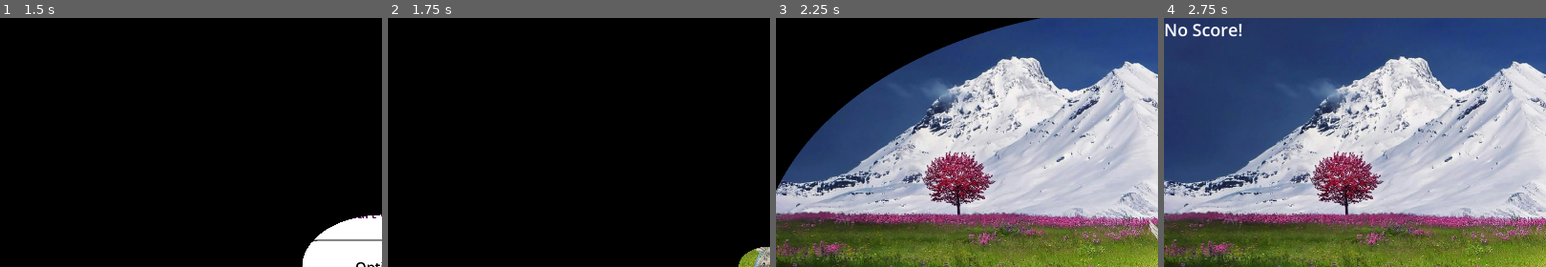
Above: before the commit, frames 1-4 (left to right).
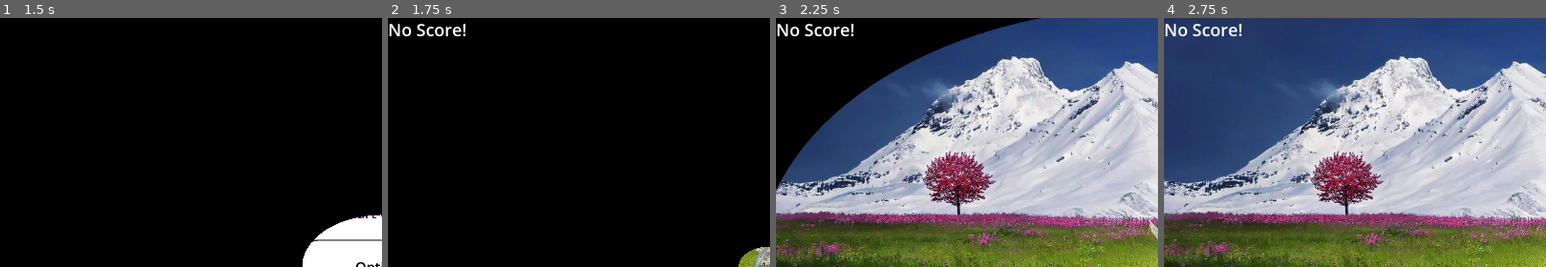
Above: after the commit, the same moments.

Repository: tarikdemiroren/FlappyHawk
Game: Godot game, scene res://scenes/interface/main_screen.tscn
The game is run twice, just before and just after one commit, with the same random seed, the same clock (stepped at 60 frames per second) and the same inputs.
Inputs:
- Up to frame 1 (1.5 s): click "Start Game" at 0.5 s; click "Start Game" at 1.25 s
- Up to frame 2 (1.75 s): no input
- Up to frame 3 (2.25 s): tap Enter (ui_accept) at 2 s; hold Right (ui_right) from 2.03 s (still down)
- Up to frame 4 (2.75 s): keep holding Right (ui_right); tap Enter (ui_accept) at 2.27 s
The pictures show only the part of the screen within x 0-50%, y 0-50%; the shares and areas given below are measured in that part.

Frame 1 is identical in both runs. In frame 2, 0.5% of the frame differs, in the area x 0-21%, y 2-8%; in frame 3, 0.5%; in frame 4, nothing differs.

Commit message:
Death screen partially done
- Added a game stop and fade out effect when death

Diff:
--- a/scenes/interface/game_world.tscn
+++ b/scenes/interface/game_world.tscn
@@ -7,14 +7,14 @@
 [ext_resource type="Shader" path="res://scripts/interface/main_screen_fade_out.gdshader" id="5_o5y45"]
 [ext_resource type="Script" path="res://scripts/interface/fade_overlay.gd" id="6_12guc"]
 
-[sub_resource type="LabelSettings" id="LabelSettings_csxbs"]
-line_spacing = 4.0
-font_size = 43
-
 [sub_resource type="ShaderMaterial" id="ShaderMaterial_67670"]
 shader = ExtResource("5_o5y45")
 shader_parameter/circle_radius = 0.299
 shader_parameter/screen_center = Vector2(0.5, 0.5)
+
+[sub_resource type="LabelSettings" id="LabelSettings_csxbs"]
+line_spacing = 4.0
+font_size = 43
 
 [node name="GameWorld" type="Node2D"]
 script = ExtResource("1_kslu6")
@@ -45,11 +45,6 @@
 [node name="Bird" parent="." instance=ExtResource("4_ar8wf")]
 position = Vector2(960, 568)
 
-[node name="ScoreLabel" type="Label" parent="."]
-offset_right = 40.0
-offset_bottom = 23.0
-label_settings = SubResource("LabelSettings_csxbs")
-
 [node name="FadeOverlay" type="ColorRect" parent="."]
 modulate = Color(0, 0, 0, 1)
 material = SubResource("ShaderMaterial_67670")
@@ -58,3 +53,8 @@
 size_flags_horizontal = 3
 color = Color(0, 0, 0, 1)
 script = ExtResource("6_12guc")
+
+[node name="ScoreLabel" type="Label" parent="."]
+offset_right = 40.0
+offset_bottom = 59.0
+label_settings = SubResource("LabelSettings_csxbs")
--- a/scenes/interface/main_screen.tscn
+++ b/scenes/interface/main_screen.tscn
@@ -92,6 +92,7 @@
 text = "Exit"
 
 [node name="FadeOverlay" type="ColorRect" parent="."]
+visible = false
 modulate = Color(0, 0, 0, 1)
 material = SubResource("ShaderMaterial_v51xe")
 layout_mode = 1
--- a/scripts/enemy/enemy_tuple.gd
+++ b/scripts/enemy/enemy_tuple.gd
@@ -10,10 +10,6 @@
 
 # Called when the node enters the scene tree for the first time.
 func _ready() -> void:
-		# Adjust the collision shape size
-	if scoreAreaShape and scoreAreaShape.shape is RectangleShape2D:
-		scoreAreaShape.shape.size.y = score_area_height  # Set height dynamically
-
 	# Adjust the position of the lower enemy (EnemyBird2) based on the height of the score area
 	enemyBird2.position.y = enemyBird.position.y + score_area_height  # Move it down
 
--- a/scripts/interface/game_world.gd
+++ b/scripts/interface/game_world.gd
@@ -13,6 +13,7 @@
 	game_start()
 	await fadeScreen.start_fade_out()
 	fadeScreen.hide()
+	player.on_death.connect(game_over)
 
 func game_start():
 	screen_width = get_viewport_rect().size.x
@@ -27,6 +28,29 @@
 	player.point_changed.connect(_on_score_changed)
 
 	scoreLabel.text = "No Score!"
+
+func game_over():
+	# Move score label to the center of the screen
+	var center_x = screen_width / 2 - scoreLabel.size.x / 2
+	var center_y = screen_height / 2 - scoreLabel.size.y / 2
+	scoreLabel.position = Vector2(center_x, center_y)
+
+	scoreLabel.add_theme_color_override("font_color", Color(1, 0, 0))  # Red color
+	scoreLabel.add_theme_font_size_override("font_size", 50)  # Bigger text
+
+	# Stop enemy spawning
+	for child in get_children():
+		if child is Timer:
+			child.stop()  # Stop the spawn timer
+
+	# Remove or hide all existing enemies
+	for enemy in get_tree().get_nodes_in_group("enemies"):
+		enemy.queue_free()  # Deletes enemies safely
+
+	# Fade the screen
+	fadeScreen.show()
+	await fadeScreen.start_fade_in()
+
 
 func spawn_enemy():
 	var min_gap = 450  # Minimum distance between enemies
@@ -47,6 +71,7 @@
 	# Add enemy to the scene
 	add_child(enemy_instance)
 	enemy_instance.change_score_area()
+	enemy_instance.add_to_group("enemies")
 
 # Called every frame. 'delta' is the elapsed time since the previous frame.
 func _process(delta: float) -> void:
--- a/scripts/player/bird.gd
+++ b/scripts/player/bird.gd
@@ -11,6 +11,7 @@
 var tween : Tween
 @onready var scoreUpSound = $Scored
 signal point_changed(new_point)
+signal on_death()
 
 func _ready() -> void:
 	shape = $Birb
@@ -50,6 +51,7 @@
 	dieVar = true
 	tween = create_tween()
 	tween.tween_property(self, "modulate:a", 0, 1.0).set_delay(0.5)  # Fade out before disappearing
+	on_death.emit()
 
 func get_point():
 	scoreUpSound.play()
